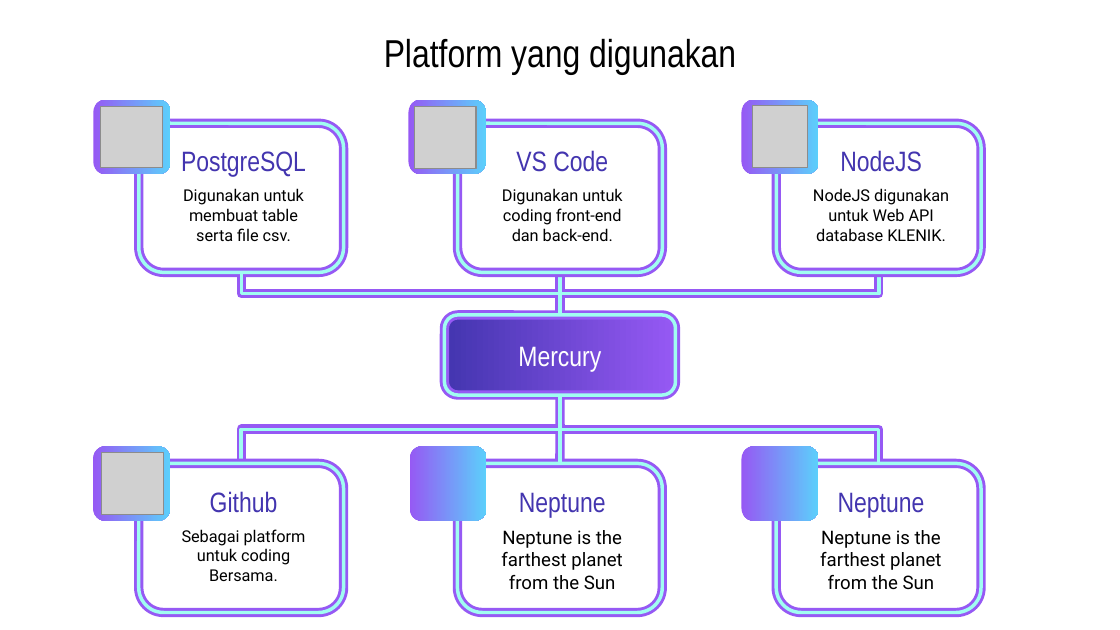
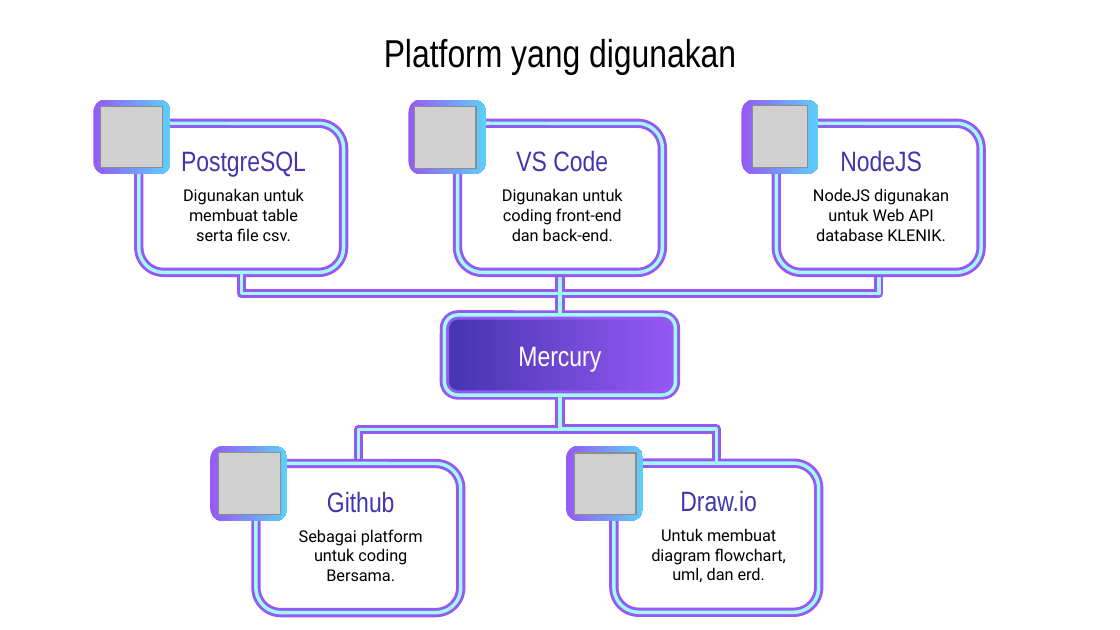
Before and after one commit to Gopalatius/KLENIK-Kepoin-Fakultas-Teknik-Universitas-Indonesia, a slide deck: slide 4 of ppt/KLENIK.pptx. Drawn at 1120x630 pixels with LibreOffice and Linux fonts; fonts in the diff are those of the drawing; grey boxes stand for pictures. Boxes give left, top, right and bottom in pixels: in the first picture for what was removed or moved away, otherwise in the second. Text is boxed around its words. In the diff, an @@ line names an element or a change of style, - is before the commit and + after.

Commit message:
PPT tinggal nambahin images

```diff
--- a/ppt/KLENIK.pptx
+++ b/ppt/KLENIK.pptx
@@ elbow line moved from (241, 464) - (560, 395) to (358, 464) - (560, 395) @@
@@ elbow line moved from (560, 395) - (560, 464) to (560, 395) - (717, 464) @@
@@ line moved from (560, 395) - (560, 464) to (560, 395) - (560, 432) @@
@@ elbow line removed from (560, 395) to (879, 464) @@
@@ rounded rectangle: place and size @@
-rounded rectangle at [93, 446, 170, 521]
+rounded rectangle at [211, 447, 288, 522]
@@ 2 texts, 2 rounded rectangles, 1 picture, 1 elbow line: place and size @@
-2 texts, 2 rounded rectangles, 1 picture, 1 elbow line at [102, 429, 564, 613]
+2 texts, 2 rounded rectangles, 1 picture, 1 elbow line at [218, 429, 682, 613]
@@ elbow line moved from (879, 464) - (560, 429) to (717, 464) - (560, 429) @@
@@ 3 rounded rectangles: place and size @@
-3 rounded rectangles at [410, 446, 663, 613]
+3 rounded rectangles at [566, 446, 819, 613]
@@ rounded rectangle removed at [741, 446, 819, 521] @@
@@ picture added at [575, 452, 636, 514] @@
@@ rounded rectangle removed at [776, 464, 981, 613] @@
@@ rounded rectangle removed at [776, 464, 981, 613] @@
@@ text at [680, 490, 756, 512]: text changed @@
-Neptune
+Draw.io
@@ text removed at [838, 492, 925, 517] @@
-Neptune
@@ text at [651, 528, 786, 582]: text changed; size 12 to 10.5 pt @@
-Neptune is the farthest planet from the Sun
+Untuk membuat diagram flowchart, uml, dan erd.
@@ text removed at [820, 530, 941, 590] @@
-Neptune is the farthest planet from the Sun
```
Also in this commit, not shown: 4 other slides changed, 4 slides added.
